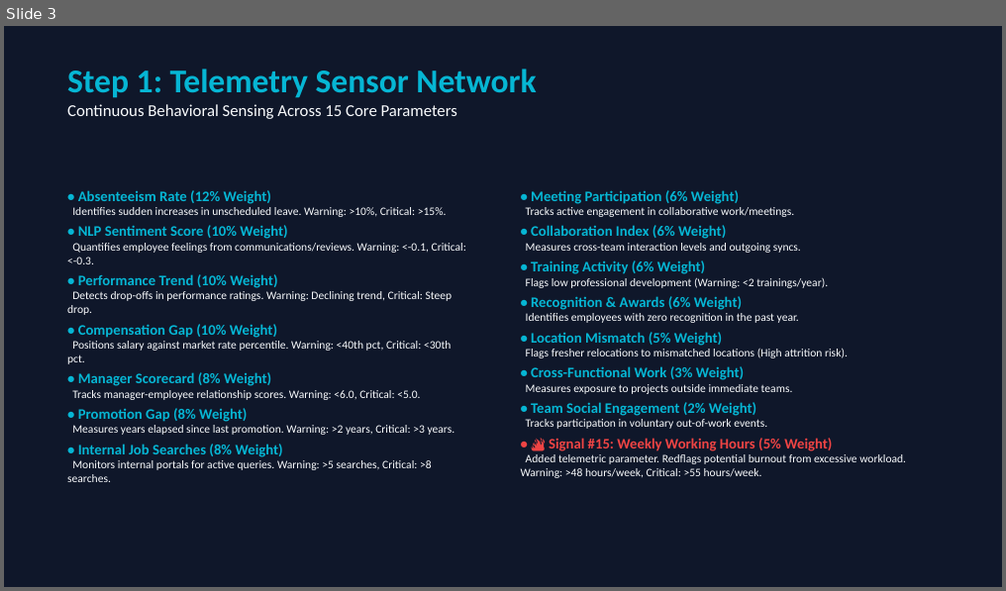
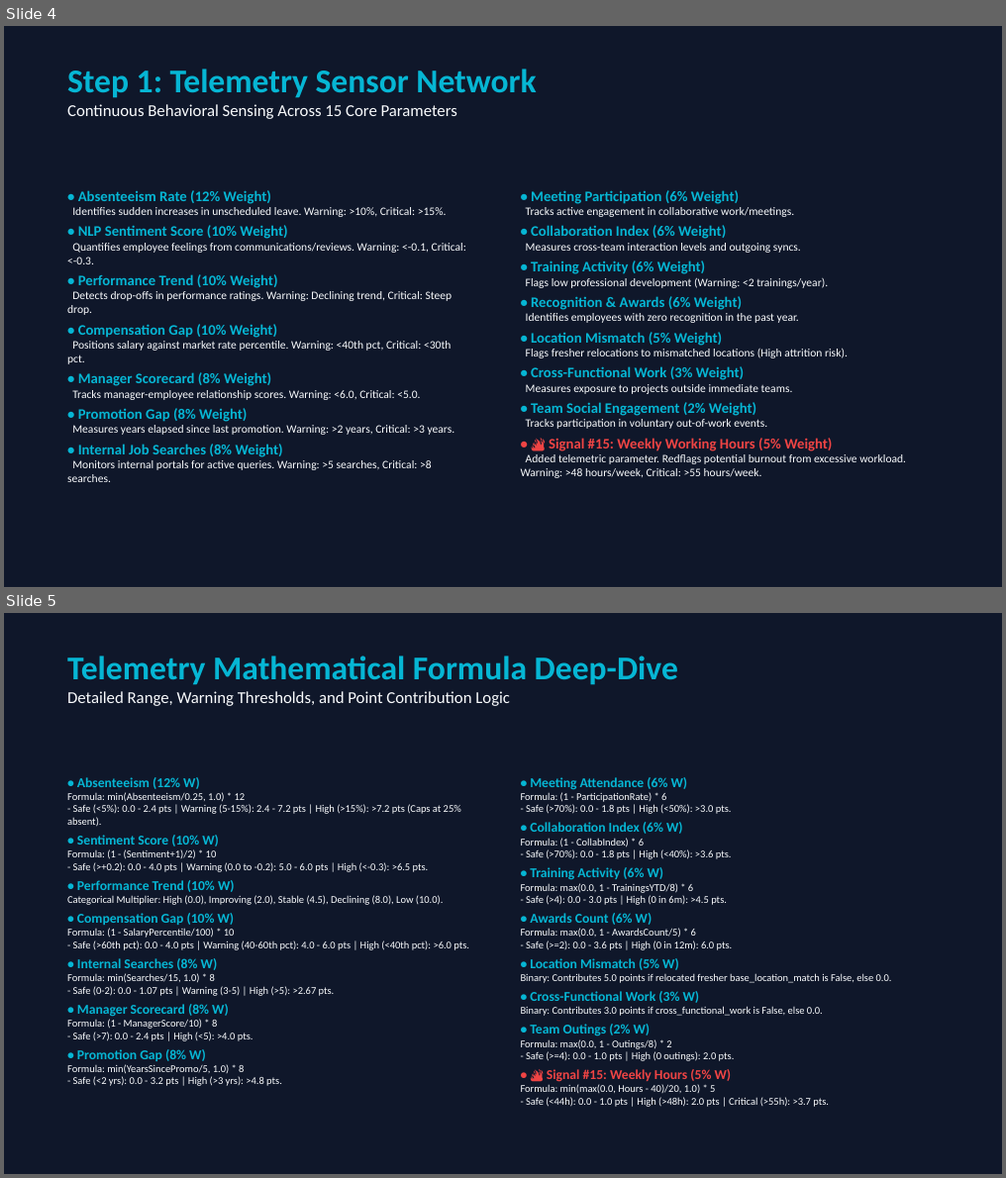
Before and after one commit to bhardwajtanvi/AttriSenseAI, a slide deck: AttriSense AI — Predictive Attrition Intelligence Platform_3.pptx. Shown one above the other, each under a label of ours: slide 3 before the commit, slides 4 and 5 after it. The pictures are 1006x591 and 1006x1178 pixels, drawn with LibreOffice and Linux fonts; fonts in the diff are those of the drawing. Boxes give left, top, right and bottom in pixels: in the first picture for what was removed or moved away, otherwise in the second. Text is boxed around its words. In the diff, an @@ line names an element or a change of style, - is before the commit and + after.

```diff
--- a/AttriSense AI — Predictive Attrition Intelligence Platform_3.pptx
+++ b/AttriSense AI — Predictive Attrition Intelligence Platform_3.pptx
@@ slide 5 added at bbox=[4, 613, 1002, 1174], background #0F172A @@
@@ text added at bbox=[67, 656, 678, 706], 16 pt, text #F8FAFC @@
+Telemetry Mathematical Formula Deep-Dive
+Detailed Range, Warning Thresholds, and Point Contribution Logic
@@ text added at bbox=[67, 777, 469, 1086], 10 pt, text #F8FAFC @@
+• Absenteeism (12% W)
+Formula: min(Absenteeism/0.25, 1.0) * 12
+- Safe (<5%): 0.0 - 2.4 pts | Warning (5-15%): 2.4 - 7.2 pts | High (>15%): >7.2 pts (Caps at 25% absent).
+• Sentiment Score (10% W)
+Formula: (1 - (Sentiment+1)/2) * 10
+- Safe (>+0.2): 0.0 - 4.0 pts | Warning (0.0 to -0.2): 5.0 - 6.0 pts | High (<-0.3): >6.5 pts.
+• Performance Trend (10% W)
+Categorical Multiplier: High (0.0), Improving (2.0), Stable (4.5), Declining (8.0), Low (10.0).
+• Compensation Gap (10% W)
+Formula: (1 - SalaryPercentile/100) * 10
+- Safe (>60th pct): 0.0 - 4.0 pts | Warning (40-60th pct): 4.0 - 6.0 pts | High (<40th pct): >6.0 pts.
+• Internal Searches (8% W)
+Formula: min(Searches/15, 1.0) * 8
+- Safe (0-2): 0.0 - 1.07 pts | Warning (3-5) | High (>5): >2.67 pts.
+• Manager Scorecard (8% W)
+Formula: (1 - ManagerScore/10) * 8
+- Safe (>7): 0.0 - 2.4 pts | High (<5): >4.0 pts.
+• Promotion Gap (8% W)
+Formula: min(YearsSincePromo/5, 1.0) * 8
+- Safe (<2 yrs): 0.0 - 3.2 pts | High (>3 yrs): >4.8 pts.
@@ text added at bbox=[521, 777, 892, 1107], 10 pt, text #F8FAFC @@
+• Meeting Attendance (6% W)
+Formula: (1 - ParticipationRate) * 6
+- Safe (>70%): 0.0 - 1.8 pts | High (<50%): >3.0 pts.
+• Collaboration Index (6% W)
+Formula: (1 - CollabIndex) * 6
+- Safe (>70%): 0.0 - 1.8 pts | High (<40%): >3.6 pts.
+• Training Activity (6% W)
+Formula: max(0.0, 1 - TrainingsYTD/8) * 6
+- Safe (>4): 0.0 - 3.0 pts | High (0 in 6m): >4.5 pts.
+• Awards Count (6% W)
+Formula: max(0.0, 1 - AwardsCount/5) * 6
+- Safe (>=2): 0.0 - 3.6 pts | High (0 in 12m): 6.0 pts.
+• Location Mismatch (5% W)
+Binary: Contributes 5.0 points if relocated fresher base_location_match is False, else 0.0.
+• Cross-Functional Work (3% W)
+Binary: Contributes 3.0 points if cross_functional_work is False, else 0.0.
+• Team Outings (2% W)
+Formula: max(0.0, 1 - Outings/8) * 2
+- Safe (>=4): 0.0 - 1.0 pts | High (0 outings): 2.0 pts.
+• 🔥 Signal #15: Weekly Hours (5% W)
+Formula: min(max(0.0, Hours - 40)/20, 1.0) * 5
+- Safe (<44h): 0.0 - 1.0 pts | High (>48h): 2.0 pts | Critical (>55h): >3.7 pts.
@@ what was slide 3 is now slide 4 @@
```
Also in this commit, not shown: 2 other slides added.
